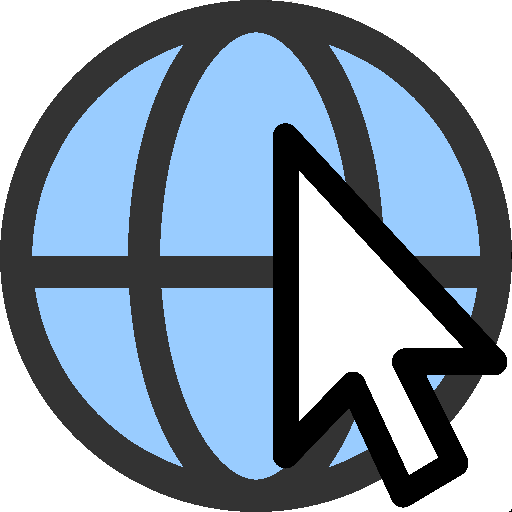
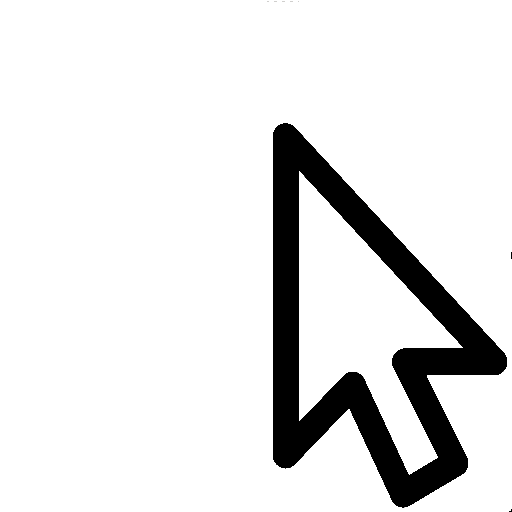
Layered file, before and after one edit (512x512). Changes by layer:
painted on "Ebene" over [0, 0, 512, 512]
hid "Ebene #1" over [32, 32, 480, 480]
